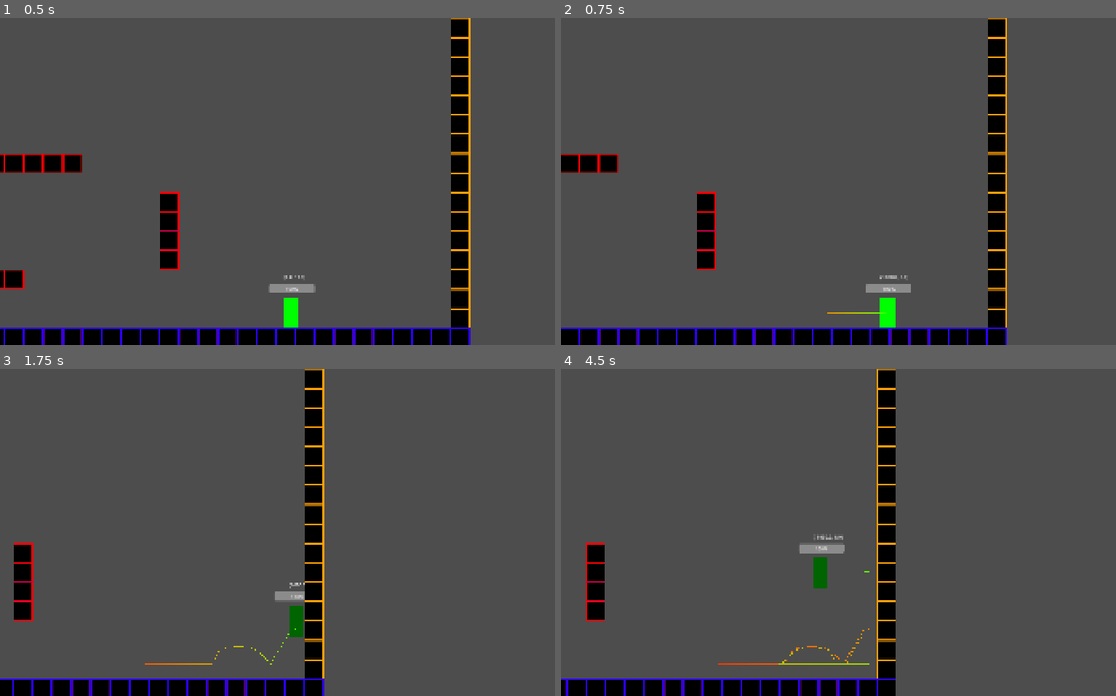
Above: before the commit, frames 1-4 (two rows, left to right).
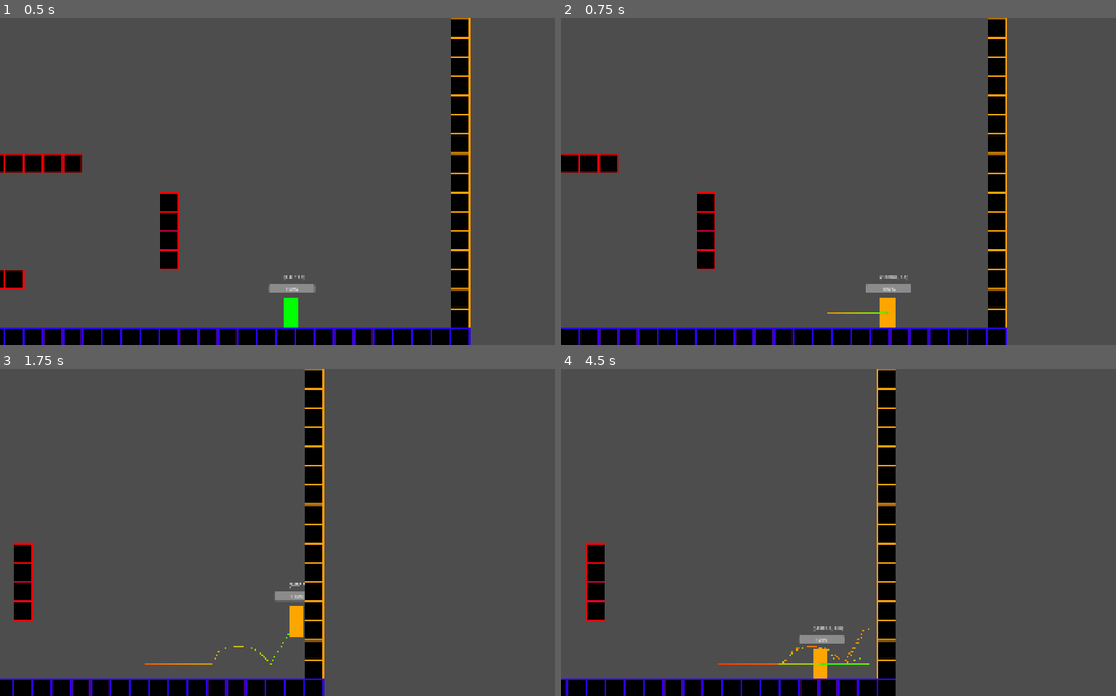
Above: after the commit, the same moments.

Repository: cmoll24/2025_IGC_Vela_Spark
Game: Godot game, scene res://src/main/main.tscn
Same seed, same stepped clock (60 frames per second), same inputs: the game is played once before the commit and once after it.
Inputs:
- Up to frame 1 (0.5 s): no input
- Up to frame 2 (0.75 s): hold Right (move_right) from 0.53 s (still down); hold C (dash) from 0.53 s (still down)
- Up to frame 3 (1.75 s): keep holding Right (move_right); tap Z (jump) at 0.77, 0.8, 1.07, 1.35, 1.52 s; release C (dash) at 1.28 s; tap C (dash) at 1.55 s
- Up to frame 4 (4.5 s): tap Z (jump) at 1.82, 2.3, 3.02, 3.32 s; release Right (move_right) at 2.03 s; hold Left (move_left) 2.03-2.78 s; hold C (dash) 2.03-2.78 s; hold Right (move_right) 2.78-4.28 s; tap C (dash) at 2.85, 4.35 s; hold Z (jump) 3.53-4.28 s; hold Left (move_left) from 4.28 s (still down)

Frame 1 is identical in both runs. In frame 2, 0.3% of the frame differs, in the area x 57-61%, y 85-95%; in frame 3, 0.2%; in frame 4, 1.0%, in the area x 42-56%, y 50-95%.

Commit message:
Added dash through boss and dash bounce option

Diff:
--- a/2025-igc-boss/src/levels/level_1.tscn
+++ b/2025-igc-boss/src/levels/level_1.tscn
@@ -85,7 +85,7 @@
 [node name="CollisionShape2D" type="CollisionShape2D" parent="WorldBorder/StaticBody2D2"]
 shape = SubResource("WorldBoundaryShape2D_ay5hh")
 
-[node name="TileMapLayer" type="TileMapLayer" parent="."]
+[node name="TileMapLayer" type="TileMapLayer" parent="." groups=["obstacles"]]
 tile_map_data = PackedByteArray("AAD7/xAAAQAAAAIAAAD8/xAAAQAAAAIAAAD9/xAAAQAAAAIAAAD+/xAAAQAAAAIAAAD//xAAAQAAAAIAAAAAAB …(2432 unchanged characters)…
 tile_set = SubResource("TileSet_riplu")
 navigation_enabled = false
--- a/2025-igc-boss/src/player/player.tscn
+++ b/2025-igc-boss/src/player/player.tscn
@@ -1,7 +1,8 @@
-[gd_scene load_steps=12 format=3 uid="uid://c6m2t238knjov"]
+[gd_scene load_steps=13 format=3 uid="uid://c6m2t238knjov"]
 
 [ext_resource type="Script" uid="uid://bybhs41x0ko0u" path="res://src/player/playerController.gd" id="1_4anbu"]
 [ext_resource type="Script" uid="uid://c1n2scoew64b3" path="res://src/player/progressBar.gd" id="2_rxibo"]
+[ext_resource type="Script" uid="uid://1opxf68sk37p" path="res://src/player/playerHealth.gd" id="3_mf2ua"]
 
 [sub_resource type="RectangleShape2D" id="RectangleShape2D_rxibo"]
 size = Vector2(50, 100)
@@ -60,7 +61,7 @@
 }
 
 [sub_resource type="RectangleShape2D" id="RectangleShape2D_4anbu"]
-size = Vector2(48, 101)
+size = Vector2(52, 98)
 
 [node name="Player" type="CharacterBody2D"]
 collision_layer = 2
@@ -99,6 +100,7 @@
 one_shot = true
 
 [node name="DashAttackCooldown" type="Timer" parent="."]
+wait_time = 0.8
 one_shot = true
 
 [node name="DashDuration" type="Timer" parent="."]
@@ -119,7 +121,8 @@
 
 [node name="player_hitbox" type="Area2D" parent="."]
 collision_layer = 0
-collision_mask = 132
+collision_mask = 133
+script = ExtResource("3_mf2ua")
 
 [node name="CollisionShape2D" type="CollisionShape2D" parent="player_hitbox"]
 position = Vector2(0, 0.5)
@@ -132,3 +135,4 @@
 [connection signal="timeout" from="DashDuration" to="." method="_on_dash_duration_timeout"]
 [connection signal="timeout" from="InvincibilityTimer" to="." method="_on_invincibility_timer_timeout"]
 [connection signal="body_entered" from="player_hitbox" to="." method="_on_player_hitbox_body_entered"]
+[connection signal="body_exited" from="player_hitbox" to="." method="_on_player_hitbox_body_exited"]
--- a/2025-igc-boss/src/player/playerController.gd
+++ b/2025-igc-boss/src/player/playerController.gd
@@ -23,14 +23,17 @@
 
 @export_category("Dash variables")
 var has_dash = true
+var dash_state = false
 var dash_attack_state = false
 var dash_direction
 @export var DASH_SPEED : float = 1000
+var current_dash_speed = DASH_SPEED
 
 @export_category("Knockback variables")
 @export var knockback_force: float = 1000.0
 @export var knockback_upward_force: float = 400.0
 @export var knockback_duration: float = 0.5
+@export var INVINCIBILITY_DURATION : float = 1.0
 
 var knockback_vector: Vector2 = Vector2.ZERO
 var is_knocked_back: bool = false
@@ -56,6 +59,10 @@
 	health_bar.max_value = max_health
 	health_bar.value = current_health
 
+func get_player_direction():
+	move_input = Input.get_axis("move_left", "move_right")
+	if move_input != 0:
+		direction_facing = sign(move_input)
 
 func _physics_process(delta: float) -> void:
 	if velocity.y < JUMP_PEAK_RANGE and velocity.y > -JUMP_PEAK_RANGE and not is_on_floor():
@@ -66,15 +73,13 @@
 		current_gravity = GRAVITY
 
 	#Movement States
-	move_input = Input.get_axis("move_left", "move_right")
-	if move_input != 0:
-		direction_facing = sign(move_input)
+	get_player_direction()
 
 	if is_knocked_back:
 		velocity.y += GRAVITY * delta
 		knockback_process(delta)
 	else:
-		if dash_attack_state:
+		if dash_state or dash_attack_state:
 			dash_movement(delta)
 		else:
 			velocity.y += current_gravity * delta
@@ -110,7 +115,7 @@
 		velocity.x = move_toward(velocity.x, 0, delta * H_DECELERATION * current_move_speed)
 
 func dash_movement(_delta):
-	velocity.x = DASH_SPEED * dash_direction
+	velocity.x = current_dash_speed * dash_direction
 	velocity.y = 0
 
 func knockback_process(delta):
@@ -139,7 +144,11 @@
 		velocity.y = lerp(velocity.y, 0.0, 0.8)
 
 func debug_animation():
-	if air_jump_amount == 1:
+	if dash_attack_state:
+		$ColorRect.color = Color.ORANGE_RED
+	elif dash_state:
+		$ColorRect.color = Color.ORANGE
+	elif air_jump_amount == 1:
 		$ColorRect.color = Color.GREEN
 	elif air_jump_amount == 0:
 		$ColorRect.color = Color.DARK_GREEN
@@ -162,19 +171,34 @@
 		jump_grace_timer.start()
 	elif event.is_action_pressed("dash"):
 		if has_dash and dash_attack_cooldown.is_stopped():
-			dash_attack()
+			dash()
+
+func dash() -> void:
+	get_player_direction()
+	has_dash = false
+	dash_state = true
+	current_dash_speed = DASH_SPEED
+	dash_direction = direction_facing
+	velocity.y = 0
+	dash_duration.start()
 
 func dash_attack() -> void:
 	has_dash = false
+	dash_state = false
 	dash_attack_state = true
+	current_dash_speed = DASH_SPEED * 2
 	dash_direction = direction_facing
-	dash_attack_cooldown.start()
 	velocity.y = 0
-	dash_duration.start()
 
 func _on_dash_duration_timeout() -> void:
+	if dash_state:
+		dash_attack_cooldown.start()
+		end_dash()
+
+func end_dash():
 	velocity.y = -JUMP_SPEED * 0.1
 	velocity.x = dash_direction * current_move_speed
+	dash_state = false
 	dash_attack_state = false
 	_on_invincibility_timer_timeout()
 
@@ -201,12 +225,11 @@
 	print("player died")
 	get_tree().reload_current_scene()
 
-func apply_invincibility():
-	invincibility_timer.start()
+func apply_invincibility(new_invincibility_time = INVINCIBILITY_DURATION):
+	invincibility_timer.start(new_invincibility_time)
 
 func hit(attacker: Node2D) -> void:
-	if invincibility_timer.is_stopped() and \
-	(not dash_attack_state or attacker is Projectile):
+	if invincibility_timer.is_stopped():
 		$AnimationPlayer.play("Hit")
 		take_damage(10)
 		apply_invincibility()
@@ -222,10 +245,27 @@
 
 func _on_player_hitbox_body_entered(body: Node2D) -> void:
 	if body is Enemy or body is Boss:
-		hit(body)
-
+		if dash_state:
+			dash_attack()
+			#velocity.x = -dash_direction * current_move_speed
+			#dash_state = false
+			#dash_attack_state = false
+			#apply_knockback(body.global_position)
+			#apply_invincibility()
+		elif not dash_attack_state:
+			hit(body)
+	if body.is_in_group("obstacles") and dash_attack_state:
+		end_dash()
 
 func _on_invincibility_timer_timeout() -> void:
-	print(hitbox.get_overlapping_bodies())
 	for body in hitbox.get_overlapping_bodies():
 		_on_player_hitbox_body_entered(body)
+
+func _on_player_hitbox_body_exited(body: Node2D) -> void:
+	if dash_attack_state and (body is Enemy or body is Boss):
+		#for other_bodies in hitbox.get_overlapping_bodies():
+		#	if other_bodies is Enemy or body is Boss:
+		#		return
+		has_dash = true
+		air_jump_amount = MAX_AIR_JUMP_AMOUNT
+		end_dash()
--- /dev/null
+++ b/2025-igc-boss/src/player/playerHealth.gd
@@ -0,0 +1 @@
+extends Area2D
Not shown, added: 2025-igc-boss/src/player/playerHealth.gd.uid
